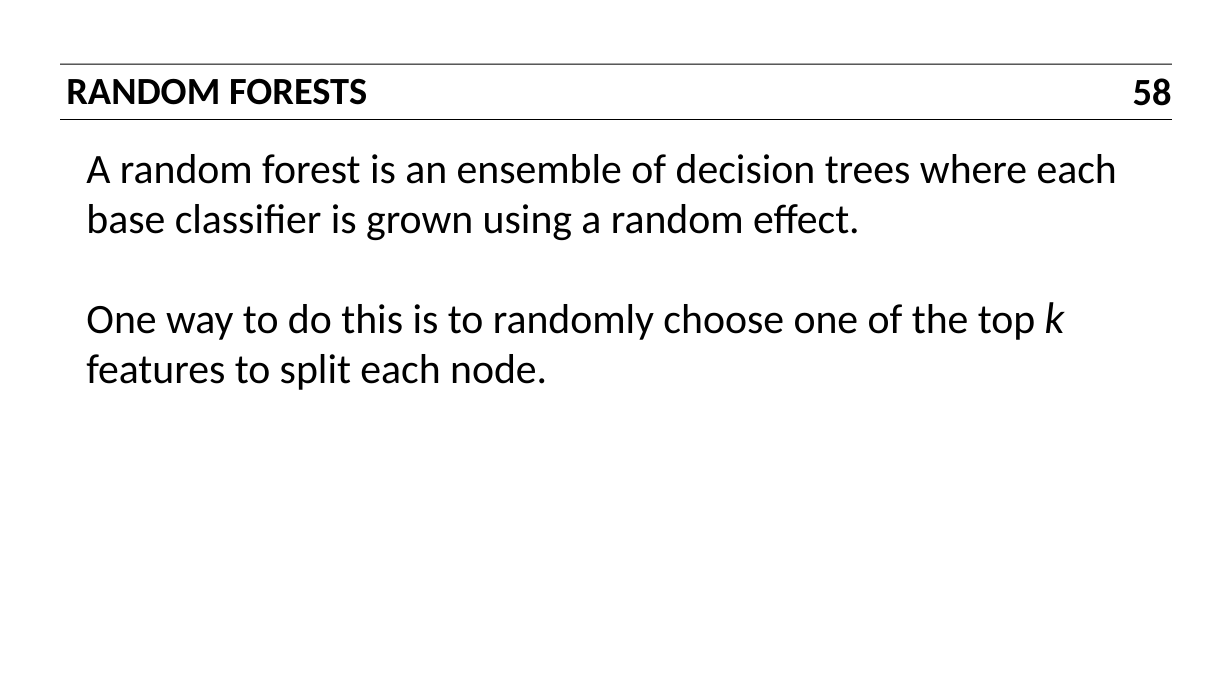
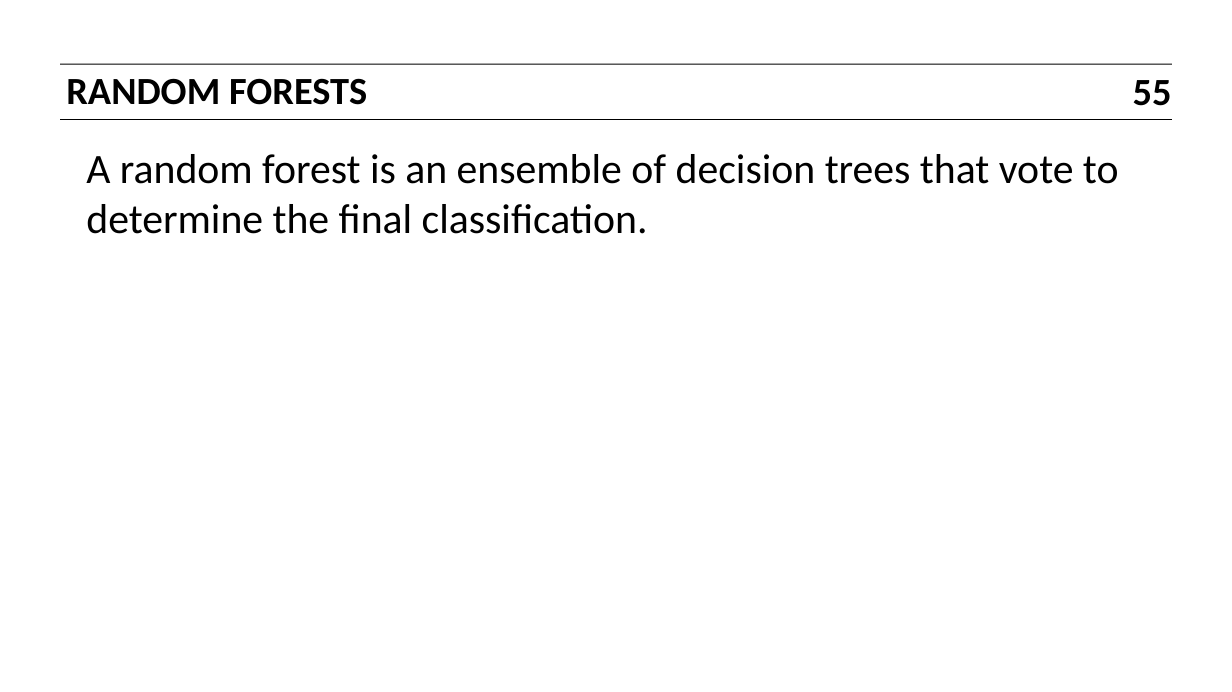
Before and after one commit to ajschumacher/gadsdc, a slide deck: slide 55 of 16-ensemble/slides.pptx (slide 58 before the commit). Drawn at 1232x692 pixels with LibreOffice and Linux fonts; fonts in the diff are those of the drawing. Boxes give left, top, right and bottom in pixels: in the first picture for what was removed or moved away, otherwise in the second. Text is boxed around its words. In the diff, an @@ line names an element or a change of style, - is before the commit and + after.

Commit message:
ensemble slides pretty good

```diff
--- a/16-ensemble/slides.pptx
+++ b/16-ensemble/slides.pptx
@@ page number at box(1133, 80, 1172, 106): text changed @@
-58
+55
@@ text at box(86, 154, 1119, 234): text changed @@
-A random forest is an ensemble of decision trees where each base classifier is grown using a random effect.
-One way to do this is to randomly choose one of the top k features to split each node.
+A random forest is an ensemble of decision trees that vote to determine the final classification.
```
Also in this commit, not shown: 2 other slides changed, 2 slides added, 6 slides removed, 1 other file.
